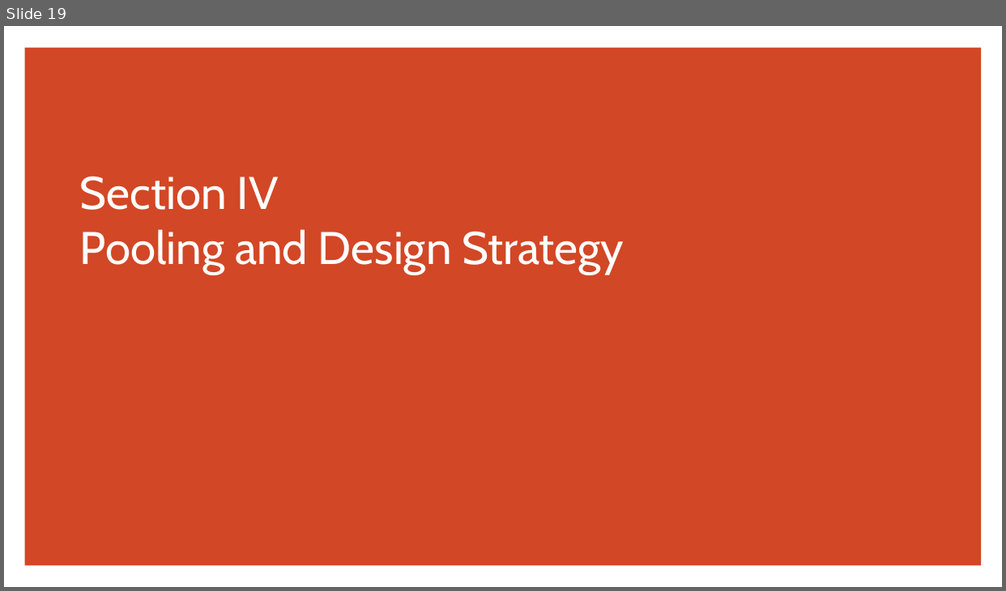
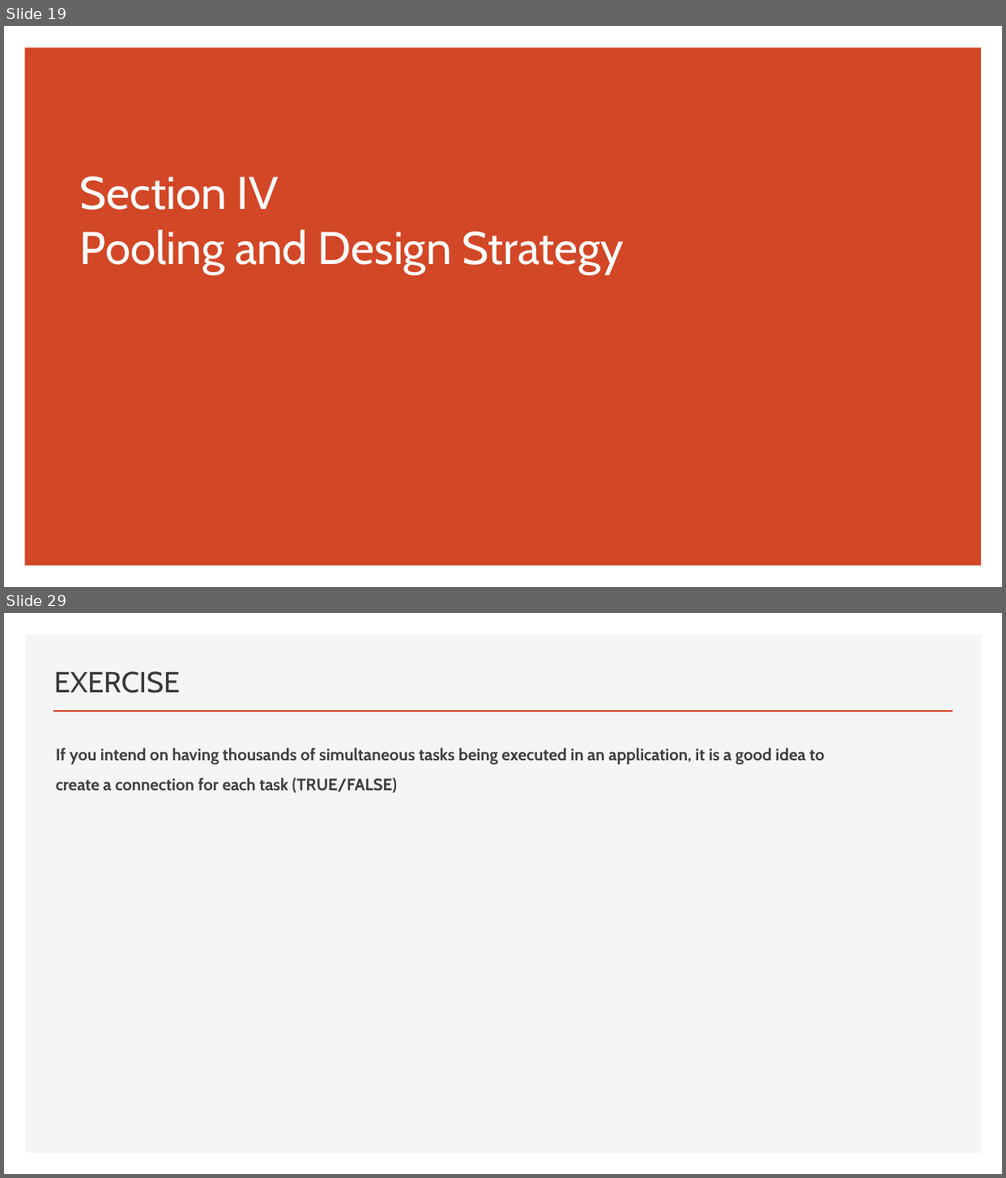
Before and after one commit to thomasnield/oreilly_programming_with_sql, a slide deck: oreilly_programming_with_sql.pptx. Shown one above the other, each under a label of ours: slide 19 before the commit, slides 19 and 29 after it; the slides between them are not shown. The pictures are 1006x591 and 1006x1178 pixels, drawn with LibreOffice and Linux fonts; fonts in the diff are those of the drawing. Boxes give left, top, right and bottom in pixels: in the first picture for what was removed or moved away, otherwise in the second. Text is boxed around its words. In the diff, an @@ line names an element or a change of style, - is before the commit and + after.

```diff
--- a/oreilly_programming_with_sql.pptx
+++ b/oreilly_programming_with_sql.pptx
@@ slide 29 added at [4, 613, 1002, 1174], background #FFFFFF @@
@@ rectangle added at [25, 635, 982, 1153], fill #F5F5F5 @@
@@ title added at [54, 671, 180, 693], 28 pt, text #3B3838 @@
+EXERCISE
@@ line added from (53, 711) to (953, 711), #D24726 2 pt @@
@@ text added at [56, 747, 825, 793], 16 pt, text #404040, bold @@
+If you intend on having thousands of simultaneous tasks being executed in an application, it is a good idea to create a connection for each task (TRUE/FALSE)
```
Also in this commit, not shown: 1 slide changed, 14 other slides added, 3 other files.
